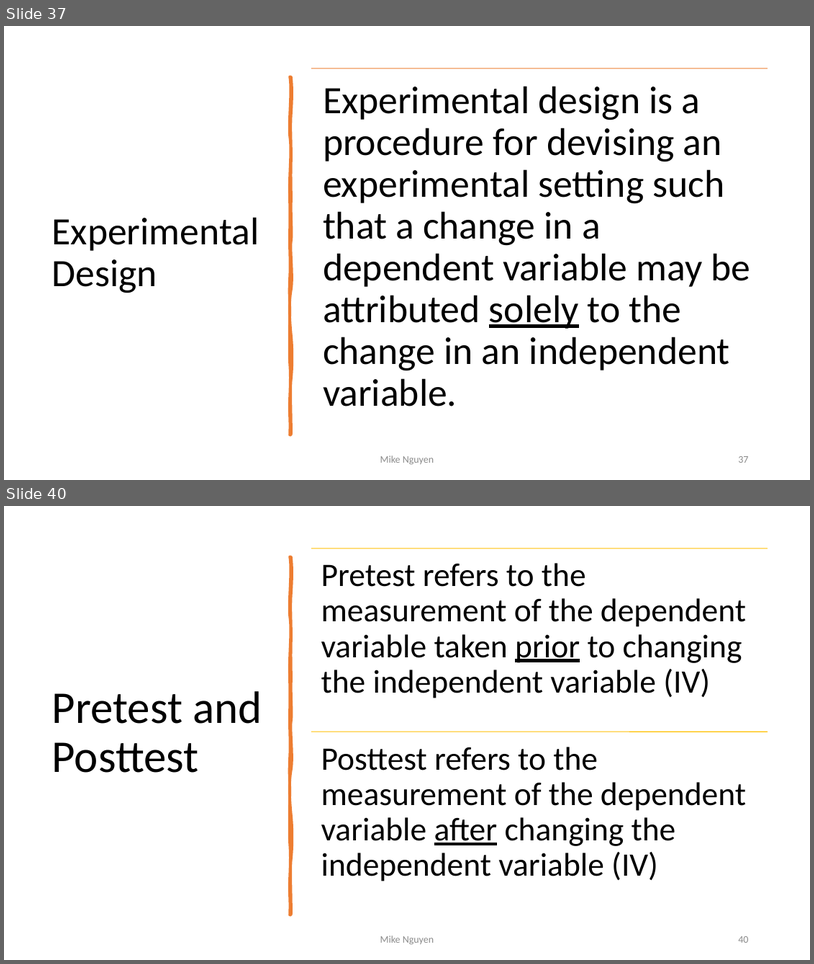
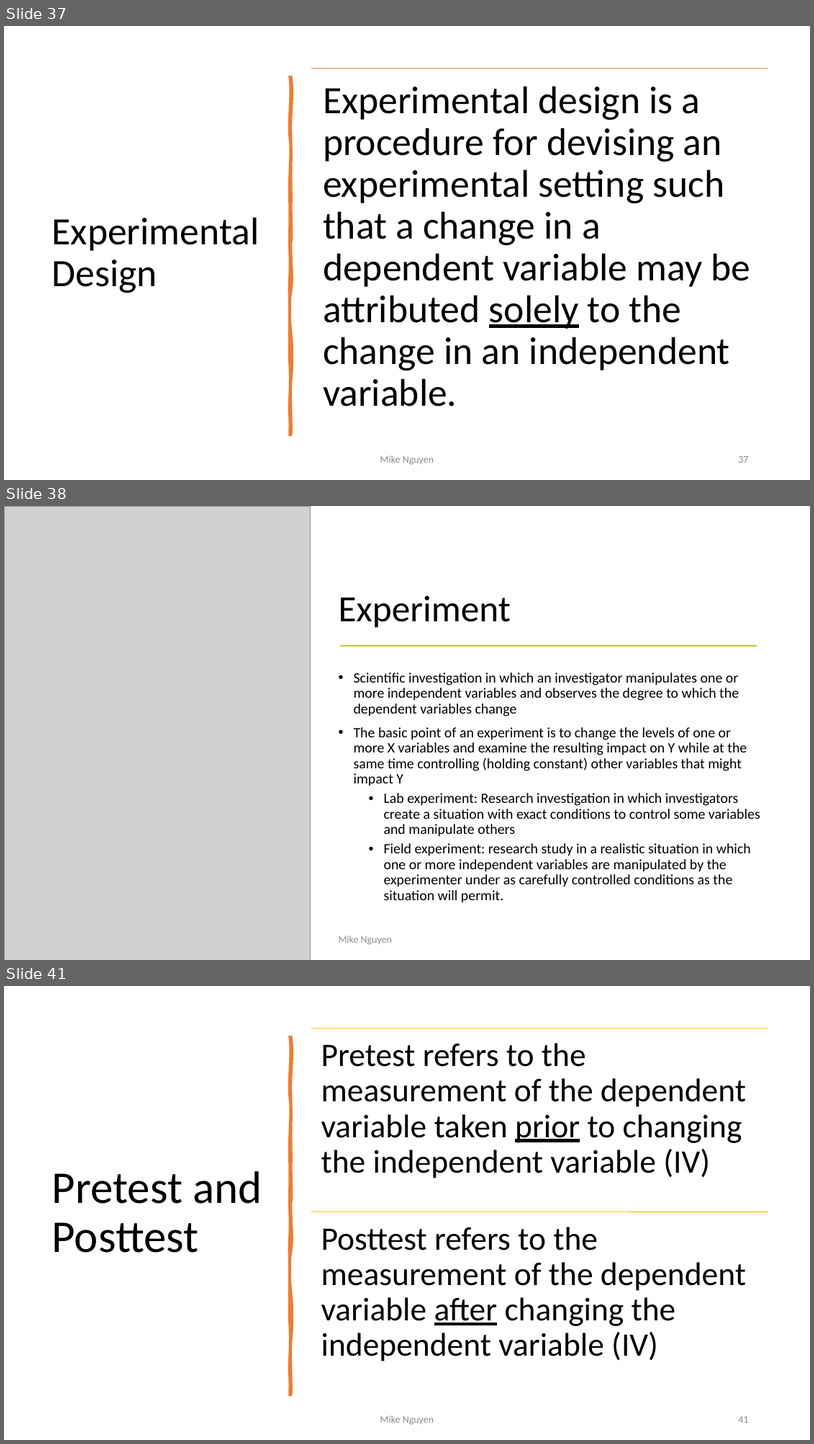
Before and after one commit to mikenguyen13/mar4050, a slide deck: lectures/2/2_Research Design.pptx. Shown one above the other, each under a label of ours: slides 37 and 40 before the commit, slides 37, 38 and 41 after it; the slides between them are not shown. The pictures are 814x964 and 814x1444 pixels, drawn with LibreOffice and Linux fonts; fonts in the diff are those of the drawing; grey boxes stand for pictures. Boxes give left, top, right and bottom in pixels: in the first picture for what was removed or moved away, otherwise in the second. Text is boxed around its words. In the diff, an @@ line names an element or a change of style, - is before the commit and + after.

```diff
--- a/lectures/2/2_Research Design.pptx
+++ b/lectures/2/2_Research Design.pptx
@@ slide 38 added at box(4, 506, 810, 960), background #FFFFFF @@
@@ picture added at box(4, 506, 311, 960) @@
@@ title added at box(339, 595, 511, 628), 44 pt, text #000000 @@
+Experiment
@@ line added from (340, 646) to (758, 646), #C3C82B 1.5 pt @@
@@ text added at box(354, 672, 761, 903), 17 pt, text #000000 @@
+• Scientific investigation in which an investigator manipulates one or more independent variables and observes the degree to which the dependent variables change
+• The basic point of an experiment is to change the levels of one or more X variables and examine the resulting impact on Y while at the same time controlling (holding constant) other variables that might impact Y
+  • Lab experiment: Research investigation in which investigators create a situation with exact conditions to control some variables and manipulate others
+  • Field experiment: research study in a realistic situation in which one or more independent variables are manipulated by the experimenter under as carefully controlled conditions as the situation will permit.
@@ text added at box(339, 935, 392, 944), 12 pt, text #8C8C8C @@
+Mike Nguyen
@@ what was slide 40 is now slide 41 @@
@@ page number at box(738, 1416, 748, 1422): text changed @@
-40
+41
```
Also in this commit, not shown: 1 other slide added, 12 other files.
